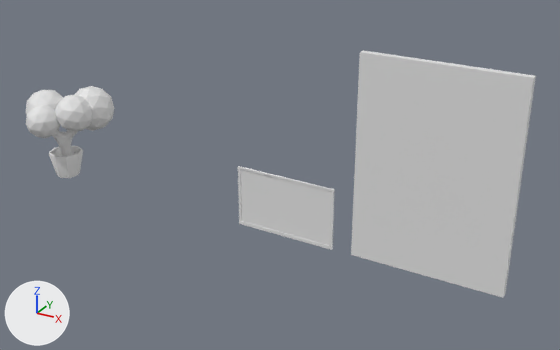
Renders of the Blender file Blendfile/asset.blend from each side of a commit.
Camera for both pictures: a camera (50 mm lens) standing at (8.69, -8.07, 5.09) and looking at (3.86, 0.11, 0.84). Lighting does not change. The marker at lower left points along +X, +Y and +Z.
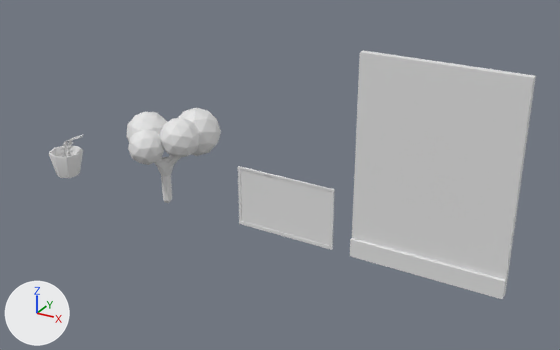
ob_cube_004 is not drawn itself; it is used by a modifier of ob_cube_005.

Diff of the bpy script that builds the scene:
```diff
--- a/Blendfile/asset.blend.py
+++ b/Blendfile/asset.blend.py
@@ me_cube @@
 # used by ob_cube; location = (6.0, 0.0, 0.0); scale = (3.48, 2.18, 1.35)
-me_cube.from_pydata(...)  # 12 vertices, 10 faces; spans x -0.29..0.29, y 0.0..0.04, z 0.0..2.0
+me_cube.from_pydata(...)  # 22 vertices, 20 faces; spans x -0.29..0.29, y -0.02..0.04, z 0.0..2.0
+# me_cube part 1
+# 6 faces are deleted
+# 4 vertices are added at (0.29, -0.02, 0.18), (0.29, -0.02, 0.0), (-0.29, -0.02, 0.0), (-0.29, -0.02, 0.18)
+# 6 new vertices lie (0.0, 0.0, 0.18) away from vertices in x -0.29..0.29, y 0.0..0.04, z 0.0
+# 16 new faces join them
@@ me_icosphere @@
 me_icosphere.from_pydata(...)  # 42 vertices, 80 faces; spans x -0.95..0.95, y -1.0..1.0, z -1.0..1.0
 # used by ob_icosphere; location = (0.377, 0.288, 1.106); rotation_euler = (-0.356, -0.11, 0.241), in degrees (-20, -6.3, 14); scale = (0.348, 0.348, 0.348)
+# me_icosphere part 2: a new loose piece, an icosphere of 80 faces spanning x -1.14..0.49, y -1.72..-0.06, z -1.07..0.59
+# me_icosphere part 3: a new loose piece, an icosphere of 80 faces spanning x -2.31..-0.87, y -2.09..-0.62, z -1.34..0.14
+# me_icosphere part 4: a new loose piece, an icosphere of 80 faces spanning x -2.71..-0.9, y -1.67..0.13, z -0.94..0.83
@@ cu_cube_004 @@
+cu_cube_004 = bpy.data.curves.new('Cube.004', 'CURVE')
+cu_cube_004.dimensions = '3D'
+_sp = cu_cube_004.splines.new('POLY'); _sp.points.add(12)
+_sp.points.foreach_set('co', [0.342, -0.0000717, 0.725, 0.0, 0.254, -0.0000717, 0.694, 0.0, 0.144, -0.0000717, 0.645, 0.0, 0.0958, -0.000467, 0.612, 0.0, 0.0624, -0.000922, 0.551, 0.0, 0.0424, -0.00121, 0.488, 0.0, 0.0256, -0.00099, 0.419, 0.0, 0.0138, -0.000354, 0.348, 0.0, 0.00526, 0.0, 0.279, 0.0, -0.00123, 0.0, 0.212, 0.0, -0.00463, 0.0, 0.143, 0.0, -0.00447, 0.0, 0.0724, 0.0, 0.0, 0.0, 0.0, 0.0])
+_sp.order_v = 0
+_sp.resolution_v = 0
+_sp.use_endpoint_u = True
+_sp.use_smooth = False
+cu_cube_004.fill_mode = 'FULL'
@@ ob_cube_003 @@
 ob_cube_003 = bpy.data.objects.new('Cube.003', me_cube_003)
-ob_cube_003.location = (0.0, 0.0, 0.0)
+ob_cube_003.location = (2.0, 0.0, 0.0)
 ob_cube_003.scale = (0.292, 0.292, 0.292)
@@ ob_icosphere @@
 ob_icosphere = bpy.data.objects.new('Icosphere', me_icosphere)
+ob_icosphere.parent = ob_cube_003
+ob_icosphere.matrix_parent_inverse = Matrix(((3.43, 0.0, 0.0, 0.0), (0.0, 3.43, 0.0, 0.0), (0.0, 0.0, 3.43, 0.0), (0.0, 0.0, 0.0, 1.0)))
 ob_icosphere.location = (0.377, 0.288, 1.106)
@@ ob_icosphere_001 @@
-ob_icosphere_001 = bpy.data.objects.new('Icosphere.001', me_icosphere_001)
@@ ob_icosphere_002 @@
-ob_icosphere_002 = bpy.data.objects.new('Icosphere.002', me_icosphere_002)
@@ ob_icosphere_003 @@
-ob_icosphere_003 = bpy.data.objects.new('Icosphere.003', me_icosphere_003)
@@ ob_cube_005 @@
+ob_cube_005 = bpy.data.objects.new('Cube.005', me_cube_006)  # 58 vertices, 76 faces; spans x -2.07..2.07, y -2.89..2.89, z -1.05..0.95; modifiers ARRAY, CURVE
+ob_cube_005.location = (0.0, 0.0, 0.0)
+ob_cube_005.scale = (0.0461, 0.0461, 0.00578)
@@ ob_cube_004 @@
+ob_cube_004 = bpy.data.objects.new('Cube.004', cu_cube_004)
+ob_cube_004.location = (0.0, 0.0, 0.0)
```

What differs and where, as boxes [x1, y1, x2, y2] in the pictures (560 x 350 px):
'Cube', reshaped: before [351, 50, 536, 298]; after [350, 50, 536, 299]
'Icosphere', reshaped, moved (129% wider, 26% taller): before [74, 86, 115, 131]; after [126, 108, 221, 165]
'Icosphere.001', deleted: before [55, 94, 92, 132]
'Cube.003', moved: before [52, 130, 78, 157]; after [154, 155, 180, 203]
'Icosphere.002', deleted: before [26, 106, 60, 138]
'Icosphere.003', deleted: before [26, 90, 63, 114]
'Cube.005', added: after [61, 135, 83, 157]
part 1 of me_cube, built on: before [351, 235, 508, 298]; after [350, 235, 508, 299]
part 2 of me_icosphere, added: after [159, 117, 199, 158]
part 3 of me_icosphere, added: after [128, 130, 164, 165]
part 4 of me_icosphere, added: after [126, 112, 167, 141]
